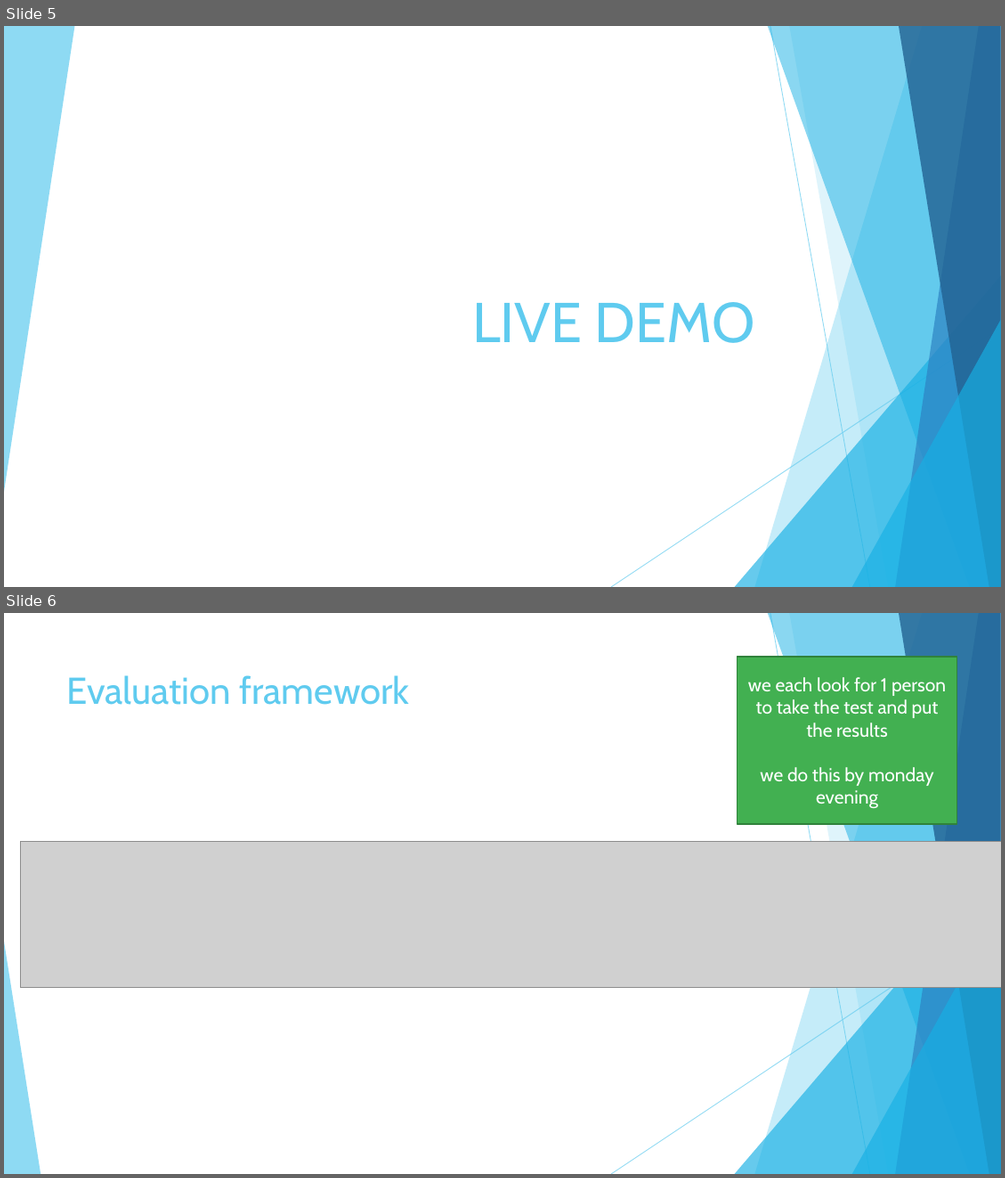
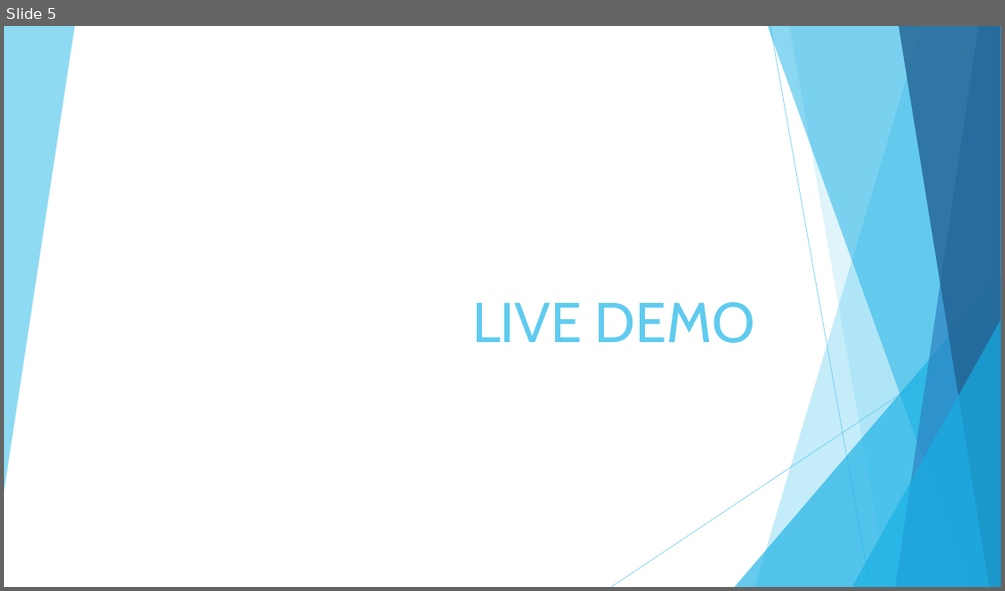
Before and after one commit to jorritvm/infovis, a slide deck: doc/final_presentation/group2_final_presentation.pptx. Shown one above the other, each under a label of ours: slides 5 and 6 before the commit, slide 5 after it. The pictures are 1005x1178 and 1005x591 pixels, drawn with LibreOffice and Linux fonts; fonts in the diff are those of the drawing; grey boxes stand for pictures. Boxes give left, top, right and bottom in pixels: in the first picture for what was removed or moved away, otherwise in the second. Text is boxed around its words. In the diff, an @@ line names an element or a change of style, - is before the commit and + after.

```diff
--- a/doc/final_presentation/group2_final_presentation.pptx
+++ b/doc/final_presentation/group2_final_presentation.pptx
@@ slide 6 removed at bbox=[4, 613, 1001, 1174], background #FFFFFF; not listed: 9 template elements that a slide beside it also shows @@
@@ rectangle removed at bbox=[736, 657, 956, 825] @@
-we each look for 1 person to take the test and put the results
-we do this by monday evening
@@ title removed at bbox=[67, 675, 410, 705] @@
-Evaluation framework
@@ picture removed at bbox=[20, 841, 1001, 988] @@
@@ triangle removed at bbox=[4, 941, 40, 1174] @@
```
Also in this commit, not shown: 7 slides changed, 3 slides added, 2 other slides removed.
